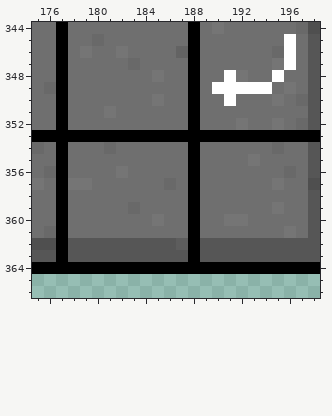
Two states of a pixel-art file, widgets.aseprite. This is how it looked before the edit.
1024x1024 pixels, 1 frame. Colours within 5 levels of each other are drawn and written as one. Shown: x 175..198, y 344..366. The commit also changed other parts of the picture, which this record leaves out.
After the commit:
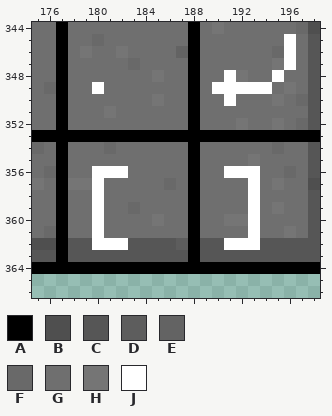
Palette (. is transparent): A #000000  B #4f4f4f  C #565656  D #5d5d5d  E #636363  F #696969  G #6f6f6f  H #757575  J #ffffff
The edit:
layer "mc font derived layer" now shown
Layer "mc font derived layer":
The author changed colour C to colour J in row 362 at x 180 to 182 and 191 to 193.
The author changed colour G to colour J in row 349 at x 180; in row 356 at x 180 to 181 and 191 to 193; in rows 357 to 361 at x 180 and 193.
The author changed colour H to colour J in row 356 at x 182.
Boxes around the changes in both pictures, in picture pixels (x1, y1, x2, y2):
changed: (92, 82, 104, 94)
changed: (92, 166, 128, 250)
changed: (224, 166, 260, 250)
